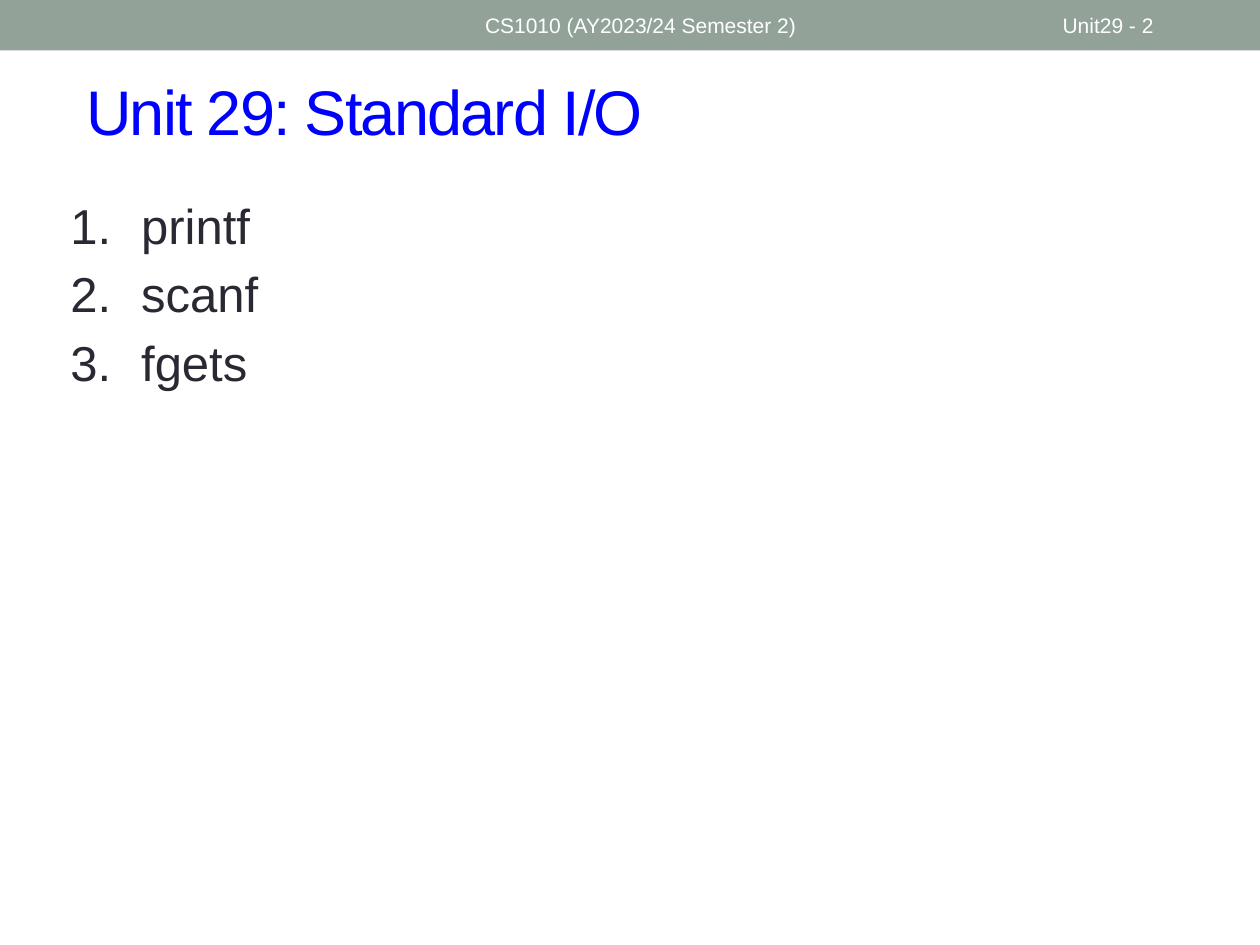
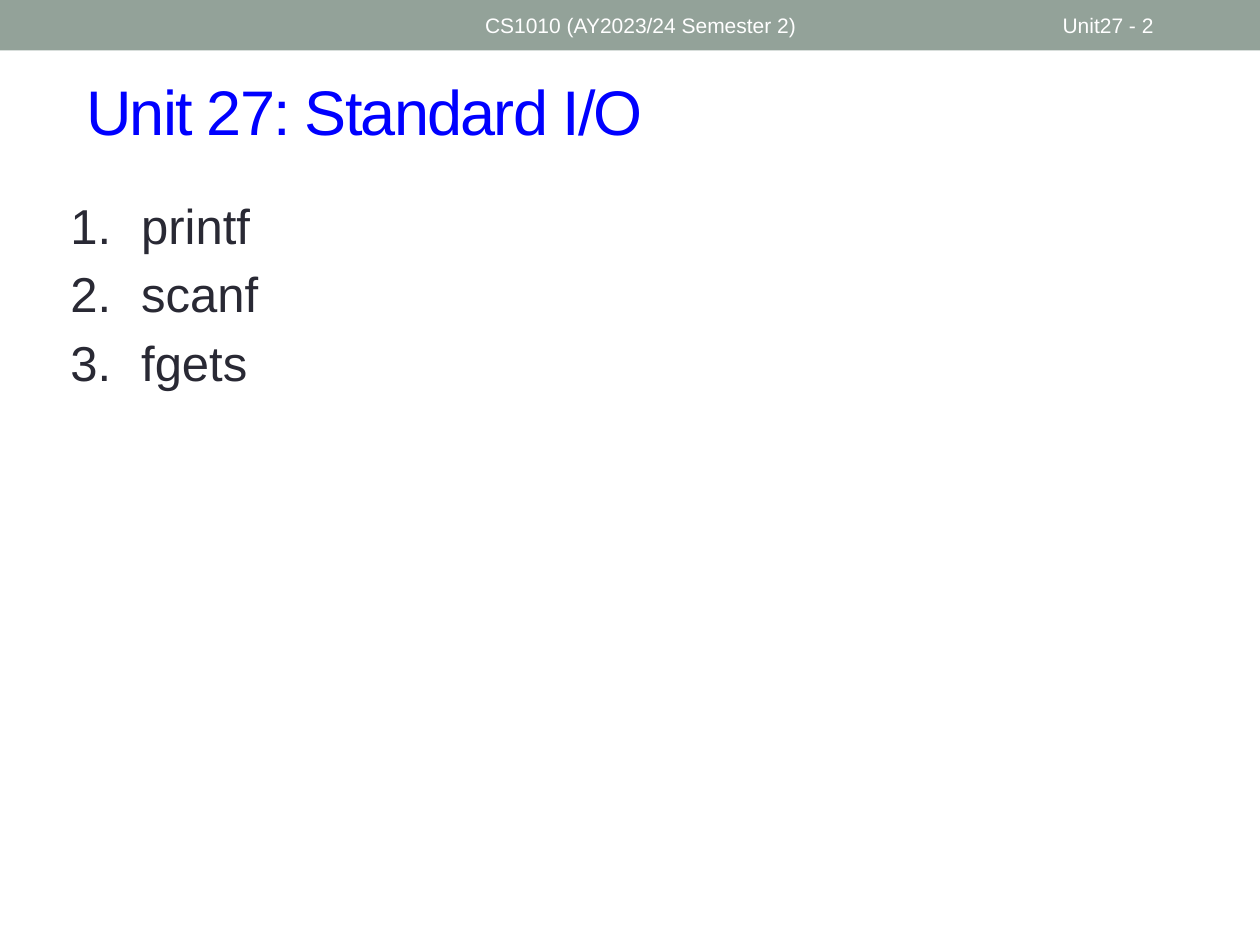
Before and after one commit to nus-cs1010-2425-s2/website, a slide deck: slide 2 of slides/Unit27_Standard IO.pptx. Drawn at 1260x945 pixels with LibreOffice and Linux fonts; fonts in the diff are those of the drawing. Boxes give left, top, right and bottom in pixels: in the first picture for what was removed or moved away, otherwise in the second. Text is boxed around its words. In the diff, an @@ line names an element or a change of style, - is before the commit and + after.

```diff
--- a/slides/Unit27_Standard IO.pptx
+++ b/slides/Unit27_Standard IO.pptx
@@ page number at (x1=1063, y1=18, x2=1154, y2=33): text changed @@
-Unit29 - 2
+Unit27 - 2
@@ title at (x1=86, y1=89, x2=642, y2=136): text changed @@
-Unit 29: Standard I/O
+Unit 27: Standard I/O
```
Also in this commit, not shown: 1 other slide changed, 1 other file.
